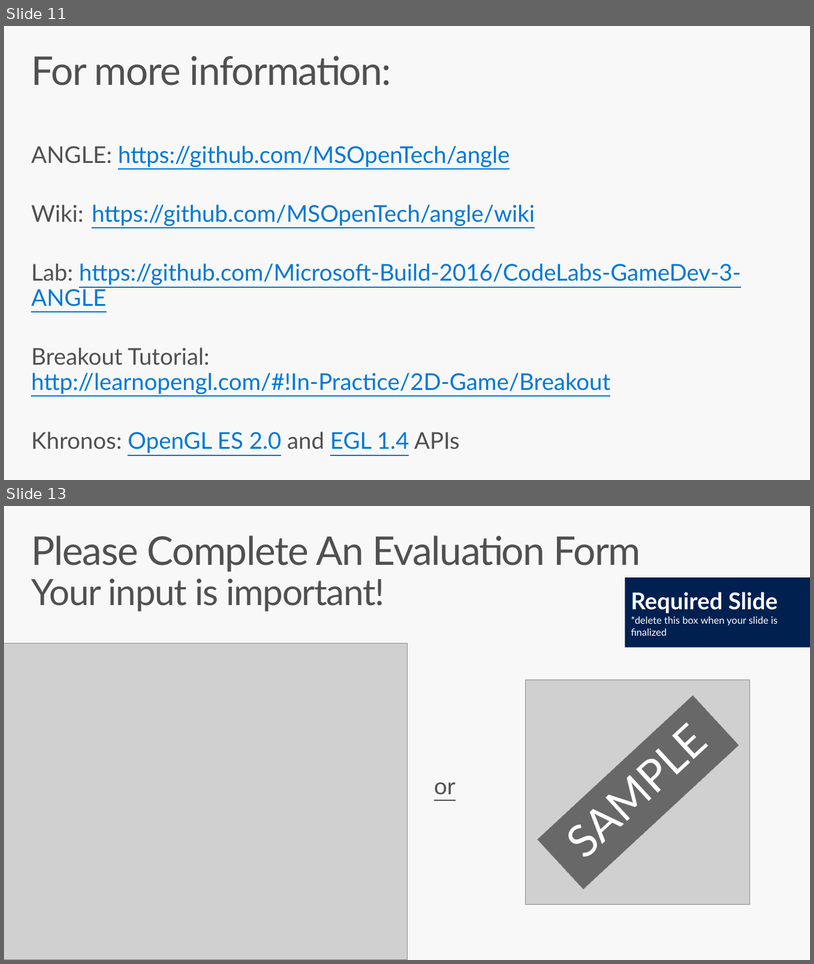
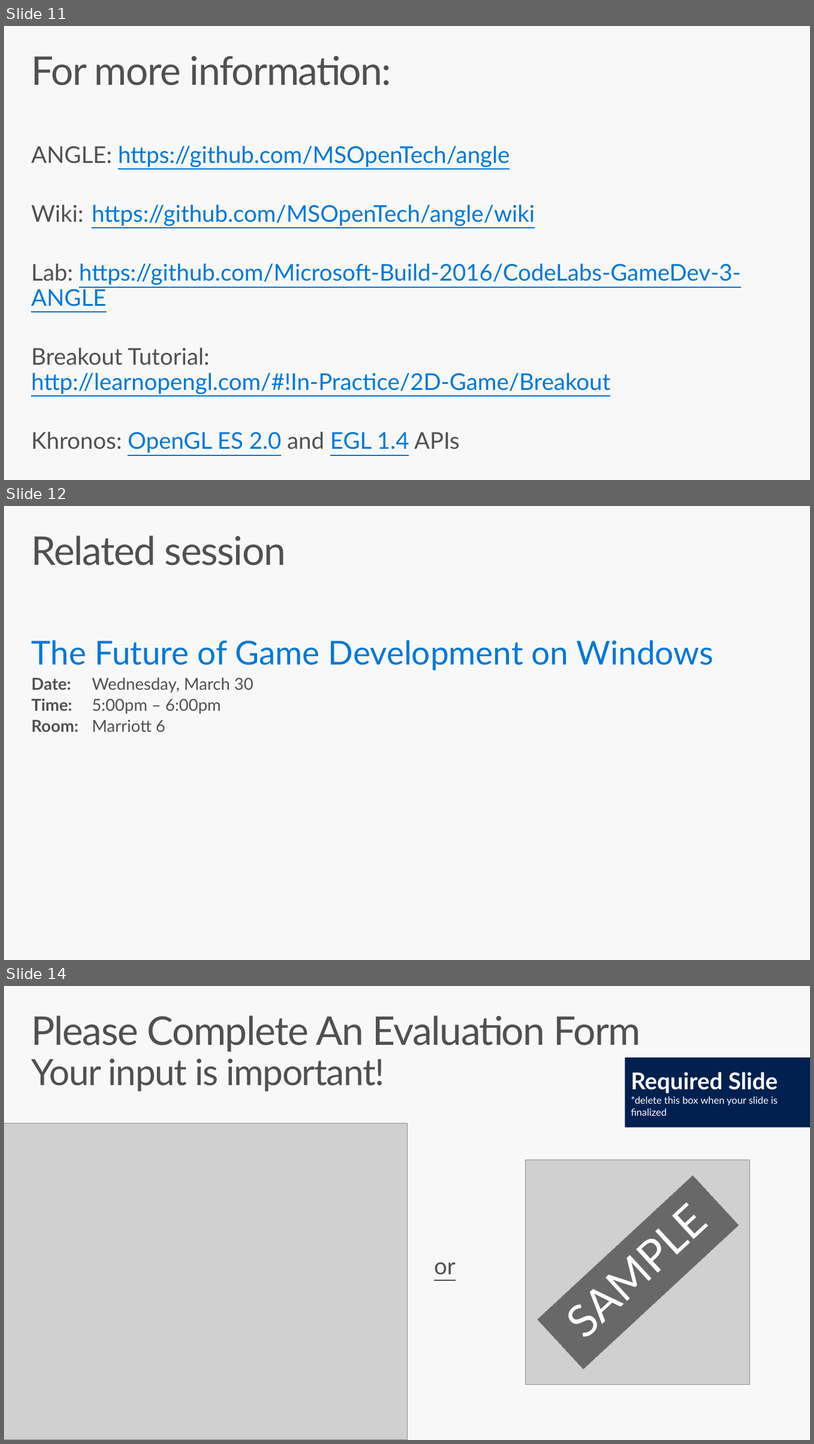
Before and after one commit to Microsoft-Build-2016/CodeLabs-GameDev-3-ANGLE, a slide deck: Presentation.pptx. Shown one above the other, each under a label of ours: slides 11 and 13 before the commit, slides 11, 12 and 14 after it; the slides between them are not shown. The pictures are 814x964 and 814x1444 pixels, drawn with LibreOffice and Linux fonts; fonts in the diff are those of the drawing; grey boxes stand for pictures. Boxes give left, top, right and bottom in pixels: in the first picture for what was removed or moved away, otherwise in the second. Text is boxed around its words. In the diff, an @@ line names an element or a change of style, - is before the commit and + after.

Commit message:
added related session slide

```diff
--- a/Presentation.pptx
+++ b/Presentation.pptx
@@ slide 12 added at <box>4,506,810,960</box>, background #F8F8F8 @@
@@ title added at <box>31,535,286,565</box>, 48 pt, text #505050 @@
+Related session
@@ text added at <box>32,640,714,732</box>, 20 pt, text #505050 @@
+The Future of Game Development on Windows
+  Date: Wednesday, March 30
+  Time: 5:00pm – 6:00pm
+  Room: Marriott 6
@@ what was slide 13 is now slide 14 @@
```
Also in this commit, not shown: 1 slide changed.
